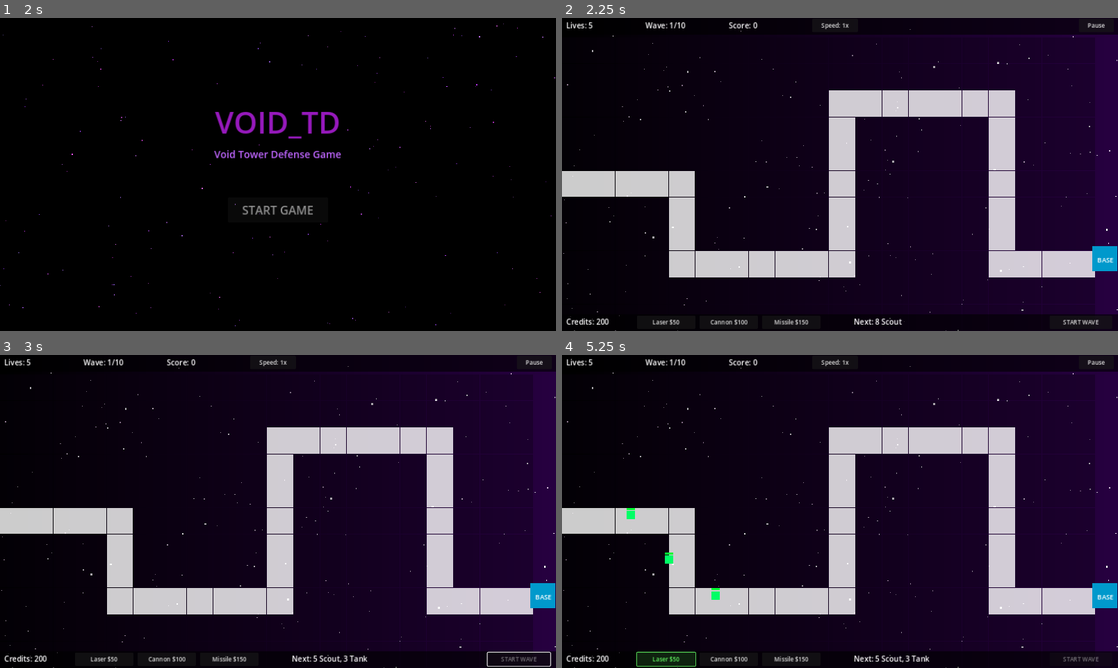
Above: before the commit, frames 1-4 (two rows, left to right).
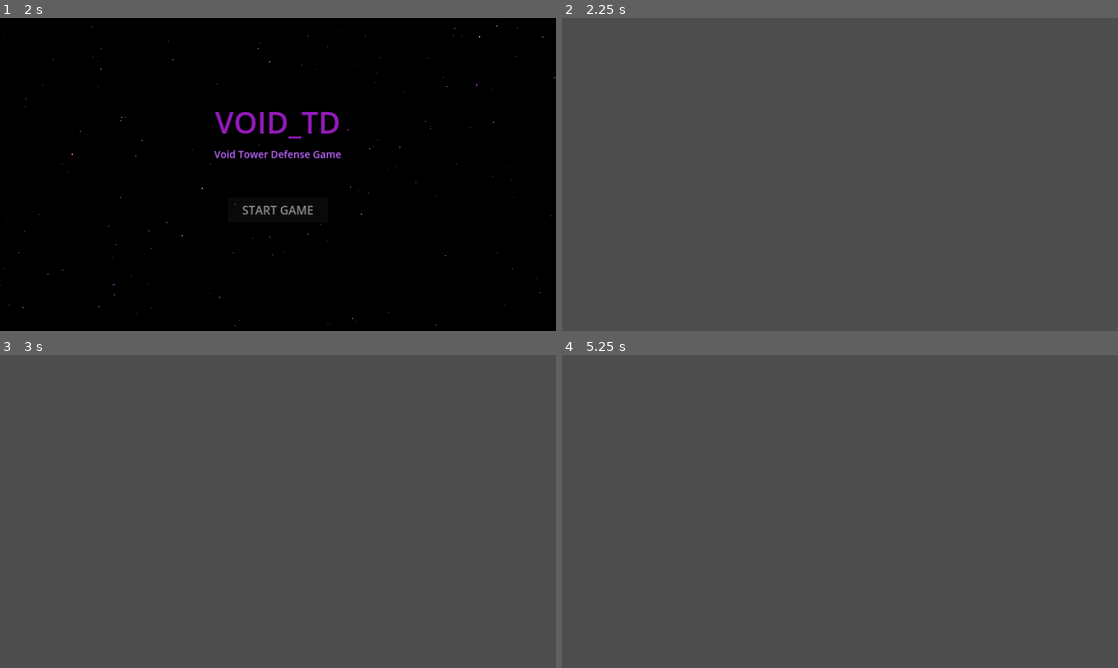
Above: after the commit, the same moments.

Repository: brew354/void_TD
Game: Godot game, scene res://Scenes/MenuScene.tscn
Two runs of this game, one before a commit and one after it. Both use one fixed random seed, a clock stepped at 60 frames per second and the inputs below.
Inputs (mouse positions are in pixels of both pictures, inside the frame that each line leads up to):
- Up to frame 1 (2 s): move the mouse to (400, 158) at 0.52 s; click (400, 158) at 0.67 s; move the mouse to (166, 190) at 1.27 s; click (166, 190) at 1.42 s
- Up to frame 2 (2.25 s): click "START GAME" at 2 s
- Up to frame 3 (3 s): click (517, 658) at 2.75 s, where only the run before the commit has a clickable "START WAVE"
- Up to frame 4 (5.25 s): click (834, 361) at 3.5 s, where only the run before the commit has a clickable "Speed: 1x"; click (834, 361) at 4.25 s, where only the run before the commit has a clickable "Speed: 2x"; click (667, 658) at 5 s, where only the run before the commit has a clickable "Laser $50"

Frame 1 is identical in both runs. In frame 2, 100% of the frame differs, in the area x 0-100%, y 0-100%; in frame 3, 100%; in frame 4, 100%.
Error after the commit: Parse Error: Cannot infer the type of "can_upgrade" variable because the value doesn't have a set type. (res://Scenes/GameScene.gd:265)

Commit message:
Add base upgrade system to reduce lives lost per enemy hit
- BaseNode: 3 upgrade levels ($100/$200), damage_reduction 0/1/2 per hit
- Double-click the base between waves to open upgrade panel (no sell button)
- Scouts always cost min 1 life; tanks drop from 3 → 2 → 1 at L2/L3
- 15 new validate.gd tests, 110/110 passing

Co-Authored-By: Claude Sonnet 4.6 <noreply@anthropic.com>

Diff:
--- a/Void_TD/HUD/HUDNode.gd
+++ b/Void_TD/HUD/HUDNode.gd
@@ -145,6 +145,7 @@
 func show_upgrade_panel(tower_label: String, level: int, dmg: float,
 		rng: float, upgrade_cost: int, can_upgrade: bool,
 		sell_value: int, screen_pos: Vector2) -> void:
+	_panel_sell_btn.visible = true
 	_panel_title.text = "%s   L%d" % [tower_label, level]
 	_panel_stats.text = "DMG: %.0f      RNG: %.0f" % [dmg, rng]
 	_panel_upgrade_btn.disabled = not can_upgrade
@@ -159,7 +160,29 @@
 	_upgrade_panel.position = Vector2(px, py)
 	_upgrade_panel.visible = true
 
+func show_base_panel(level: int, reduction: int, up_cost: int,
+		can_upgrade: bool, screen_pos: Vector2) -> void:
+	_panel_sell_btn.visible = false
+	_panel_title.text = "Base   L%d" % level
+	var red_text: String
+	if reduction == 0:
+		red_text = "None yet"
+	elif reduction == 1:
+		red_text = "-%d life per hit" % reduction
+	else:
+		red_text = "-%d lives per hit" % reduction
+	_panel_stats.text = "Dmg reduction:  %s" % red_text
+	_panel_upgrade_btn.disabled = not can_upgrade
+	_panel_upgrade_btn.text = "Upgrade $%d" % up_cost if can_upgrade else "Max Level"
+	var pw: float = _upgrade_panel.size.x
+	var ph: float = _upgrade_panel.size.y
+	var px := clampf(screen_pos.x - pw / 2.0, 4.0, 1334.0 - pw - 4.0)
+	var py := clampf(screen_pos.y - ph - 44.0, 44.0, 706.0 - ph)
+	_upgrade_panel.position = Vector2(px, py)
+	_upgrade_panel.visible = true
+
 func hide_upgrade_panel() -> void:
+	_panel_sell_btn.visible = true
 	_upgrade_panel.visible = false
 
 func _make_label(text: String, pos: Vector2) -> Label:
--- a/Void_TD/Nodes/BaseNode.gd
+++ b/Void_TD/Nodes/BaseNode.gd
@@ -1,5 +1,11 @@
 ## BaseNode.gd — Visual base structure at end of enemy track
+class_name BaseNode
 extends Node2D
+
+var upgrade_level: int = 1
+var damage_reduction: int = 0   # Lives subtracted from each hit
+var total_invested: int = 0
+var _level_label: Label
 
 func setup(pos: Vector2) -> void:
 	position = pos
@@ -8,8 +14,28 @@
 	rect.size = Vector2(60, 60)
 	rect.position = Vector2(-30, -30)
 	add_child(rect)
+
 	var label = Label.new()
 	label.text = "BASE"
 	label.add_theme_color_override("font_color", Color.WHITE)
 	label.position = Vector2(-18, -8)
 	add_child(label)
+
+	_level_label = Label.new()
+	_level_label.add_theme_font_size_override("font_size", 10)
+	_level_label.add_theme_color_override("font_color", Color(1.0, 0.9, 0.0))
+	_level_label.position = Vector2(16, 14)
+	_level_label.visible = false
+	add_child(_level_label)
+
+func upgrade_cost(to_level: int) -> int:
+	if to_level == 2: return 100
+	if to_level == 3: return 200
+	return 0
+
+func upgrade() -> void:
+	upgrade_level += 1
+	damage_reduction = upgrade_level - 1
+	total_invested += upgrade_cost(upgrade_level)
+	_level_label.text = "L%d" % upgrade_level
+	_level_label.visible = true
--- a/Void_TD/Scenes/GameScene.gd
+++ b/Void_TD/Scenes/GameScene.gd
@@ -47,6 +47,8 @@
 var _selected_type_set: bool = false  # Track if user has picked a type
 var _panel_col: int = -1
 var _panel_row: int = -1
+var _panel_target: String = ""  # "tower" or "base"
+var _base: Node2D
 
 # ─────────────────────────────────────────────────────────────────────────────
 func _ready() -> void:
@@ -128,9 +130,9 @@
 		tile_nodes.append(row_arr)
 
 func _spawn_base() -> void:
-	var base = BaseNode.new()
-	enemy_layer.add_child(base)
-	base.setup(GameConfig.PATH_WAYPOINTS[-1])
+	_base = BaseNode.new()
+	enemy_layer.add_child(_base)
+	_base.setup(GameConfig.PATH_WAYPOINTS[-1])
 
 # ── HUD ───────────────────────────────────────────────────────────────────────
 func _build_hud() -> void:
@@ -176,6 +178,12 @@
 func _input(event: InputEvent) -> void:
 	if not (event is InputEventMouseButton) or not event.pressed:
 		return
+	# Base double-click (base sits outside the tile grid)
+	if event.button_index == MOUSE_BUTTON_LEFT and event.double_click:
+		if event.position.distance_to(GameConfig.PATH_WAYPOINTS[-1]) <= 35.0:
+			if state_machine.can_upgrade_tower():
+				_open_base_panel()
+			return
 	var coord = GameConfig.grid_coord(event.position)
 	if coord == null:
 		return
@@ -252,12 +260,26 @@
 			)
 			break
 
+func _open_base_panel() -> void:
+	_panel_target = "base"
+	var can_upgrade := _base.upgrade_level < 3
+	var up_cost: int = _base.upgrade_cost(_base.upgrade_level + 1) if can_upgrade else 0
+	hud.show_base_panel(
+		_base.upgrade_level, _base.damage_reduction,
+		up_cost, can_upgrade and currency >= up_cost,
+		GameConfig.PATH_WAYPOINTS[-1]
+	)
+
 func _close_upgrade_panel() -> void:
 	_panel_col = -1
 	_panel_row = -1
+	_panel_target = ""
 	hud.hide_upgrade_panel()
 
 func _on_upgrade_pressed() -> void:
+	if _panel_target == "base":
+		_upgrade_base()
+		return
 	if _panel_col < 0:
 		return
 	var pos = GameConfig.scene_position(_panel_col, _panel_row)
@@ -274,6 +296,17 @@
 			_open_upgrade_panel(_panel_col, _panel_row)
 			break
 
+func _upgrade_base() -> void:
+	if _base.upgrade_level >= 3:
+		return
+	var up_cost: int = _base.upgrade_cost(_base.upgrade_level + 1)
+	if currency < up_cost:
+		return
+	currency -= up_cost
+	_base.upgrade()
+	hud.update_credits(currency)
+	_open_base_panel()
+
 func _on_sell_from_panel() -> void:
 	if _panel_col < 0:
 		return
@@ -336,7 +369,7 @@
 	if enemy.is_boss:
 		_trigger_game_over(false)
 		return
-	lives -= enemy.lives_damage
+	lives -= max(enemy.lives_damage - _base.damage_reduction, 1)
 	lives = max(lives, 0)
 	hud.update_lives(lives)
 	if lives <= 0:
--- a/Void_TD/validate.gd
+++ b/Void_TD/validate.gd
@@ -10,6 +10,7 @@
 const TowerManager     = preload("res://Systems/TowerManager.gd")
 const EnemyNode        = preload("res://Nodes/EnemyNode.gd")
 const TowerNode        = preload("res://Nodes/TowerNode.gd")
+const BaseNode         = preload("res://Nodes/BaseNode.gd")
 
 var _pass: int = 0
 var _fail: int = 0
@@ -195,6 +196,29 @@
 	_assert(utower.total_invested / 2 == 125, "L3 sell refund = 125")
 	utower.queue_free()
 
+	# --- BaseNode upgrades ---
+	print("\n[ BaseNode upgrades ]")
+	var bn = BaseNode.new()
+	bn.setup(Vector2(0, 0))
+	_assert(bn.upgrade_level == 1, "Base starts at L1")
+	_assert(bn.damage_reduction == 0, "Base L1 damage_reduction = 0")
+	_assert(bn.upgrade_cost(2) == 100, "Base L2 cost = 100")
+	_assert(bn.upgrade_cost(3) == 200, "Base L3 cost = 200")
+	_assert(bn.upgrade_cost(4) == 0, "Base beyond L3 cost = 0")
+	bn.upgrade()
+	_assert(bn.upgrade_level == 2, "Base upgraded to L2")
+	_assert(bn.damage_reduction == 1, "Base L2 reduction = 1")
+	_assert(bn.total_invested == 100, "Base total_invested after L2 = 100")
+	_assert(max(1 - bn.damage_reduction, 1) == 1, "Scout (1 dmg) at L2 base still costs 1 life")
+	_assert(max(3 - bn.damage_reduction, 1) == 2, "Tank (3 dmg) at L2 base costs 2 lives")
+	bn.upgrade()
+	_assert(bn.upgrade_level == 3, "Base upgraded to L3")
+	_assert(bn.damage_reduction == 2, "Base L3 reduction = 2")
+	_assert(bn.total_invested == 300, "Base total_invested after L3 = 300")
+	_assert(max(1 - bn.damage_reduction, 1) == 1, "Scout (1 dmg) at L3 base still costs 1 life")
+	_assert(max(3 - bn.damage_reduction, 1) == 1, "Tank (3 dmg) at L3 base costs 1 life")
+	bn.queue_free()
+
 	# --- Summary ---
 	print("\n=== Results: %d passed, %d failed ===" % [_pass, _fail])
 	if _fail > 0:
